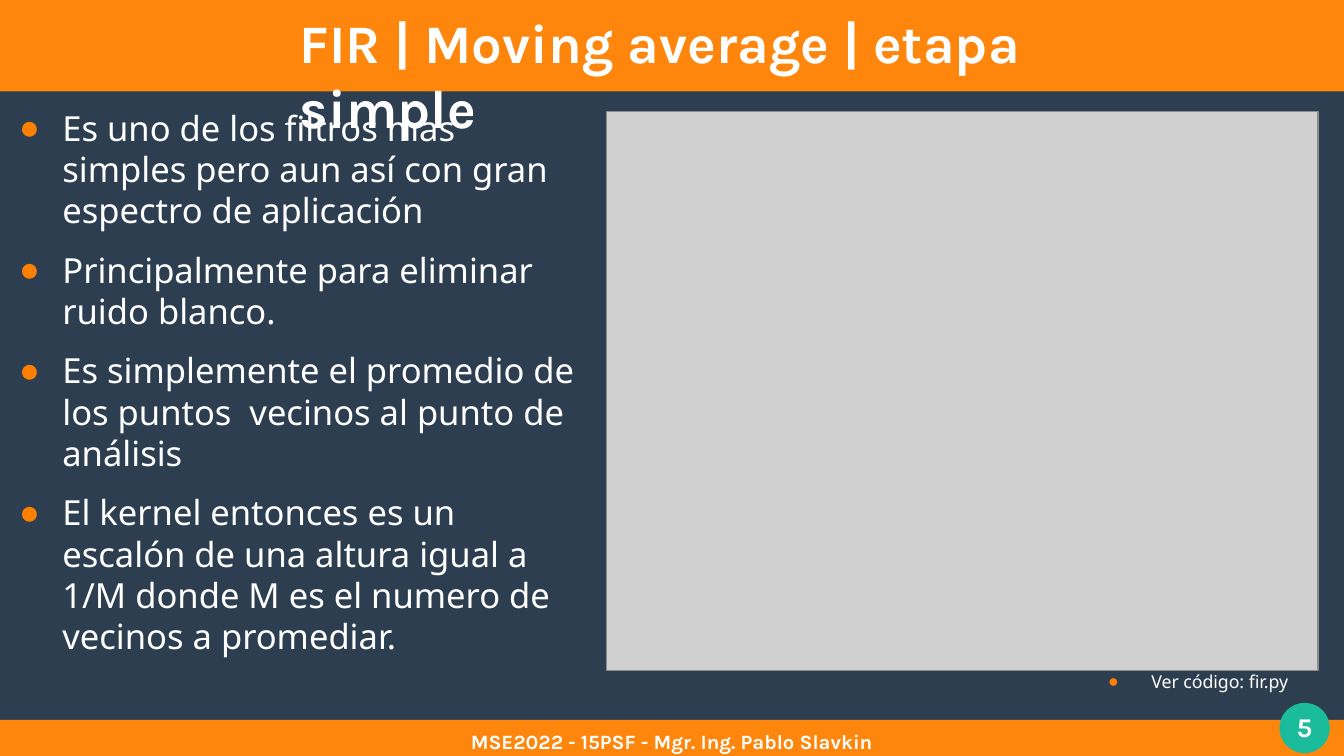
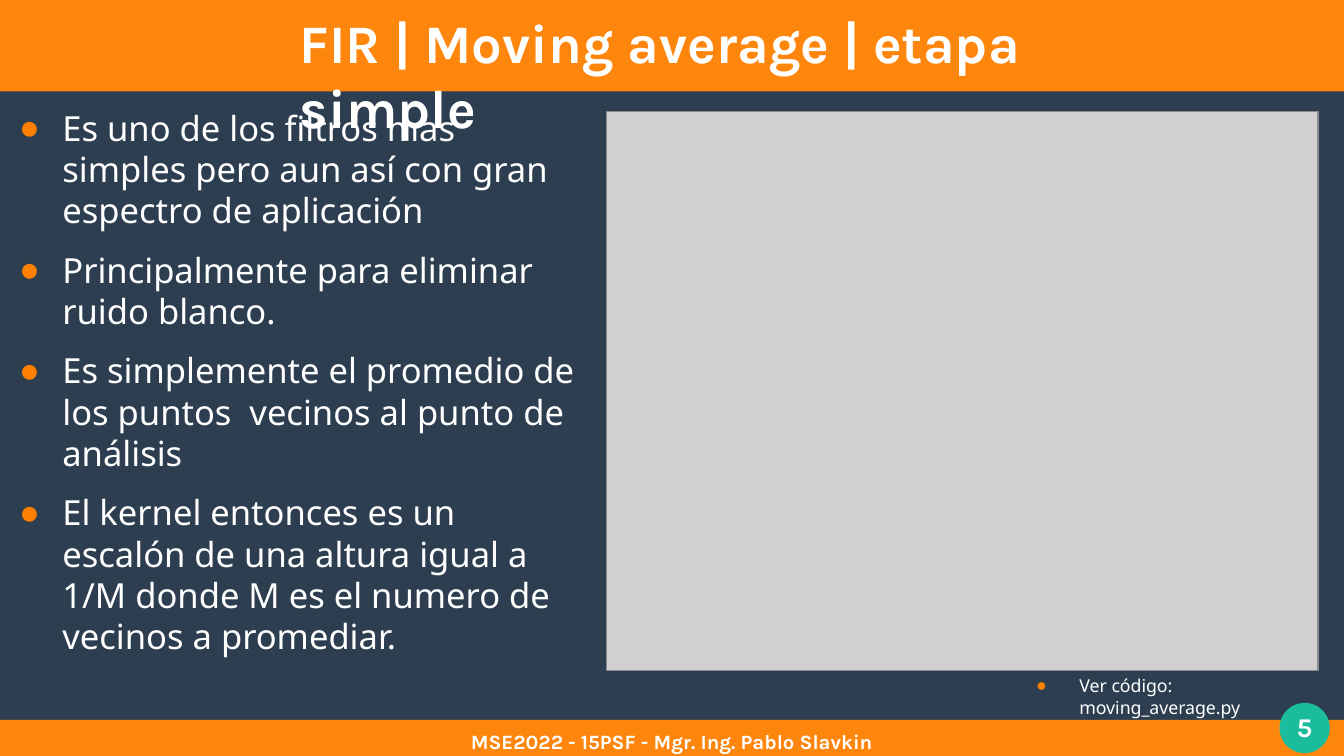
Before and after one commit to pslavkin/psf_2022, a slide deck: slide 5 of clases/6_clase/6_clase.odp. Drawn at 1344x756 pixels with LibreOffice and Linux fonts; fonts in the diff are those of the drawing; grey boxes stand for pictures. Boxes give left, top, right and bottom in pixels: in the first picture for what was removed or moved away, otherwise in the second. Text is boxed around its words. In the diff, an @@ line names an element or a change of style, - is before the commit and + after.

```diff
--- a/clases/6_clase/6_clase.odp
+++ b/clases/6_clase/6_clase.odp
@@ text at (x1=1079, y1=678, x2=1240, y2=719): text changed @@
-● Ver código: fir.py
+● Ver código: moving_average.py
```
Also in this commit, not shown: 1 other slide changed, 30 other files.
